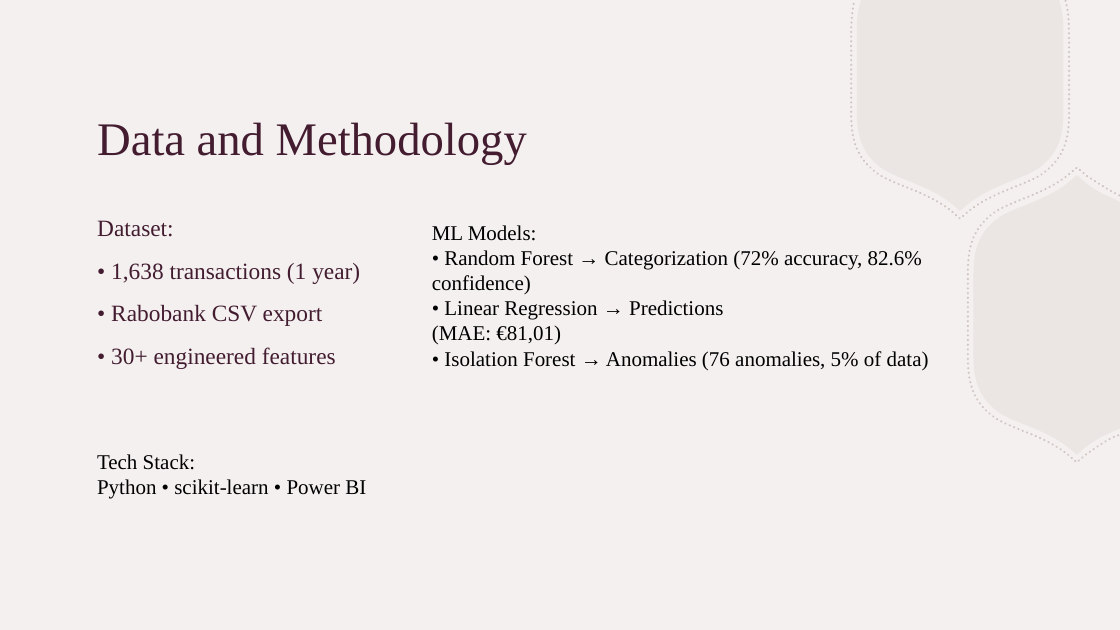
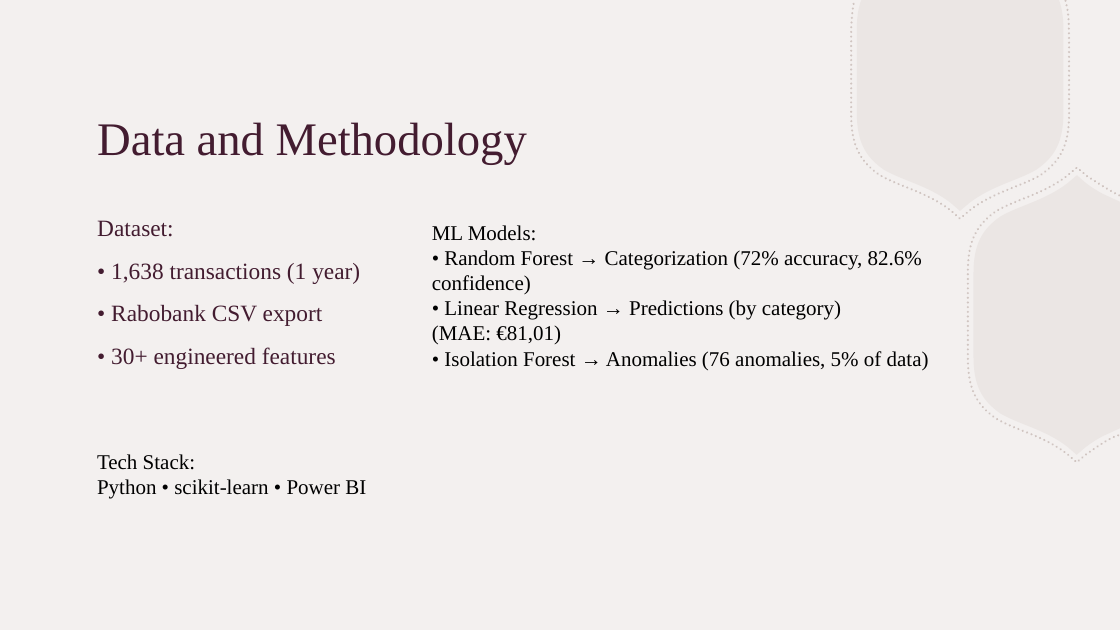
Before and after one commit to JasperCroijmans/personal-finance-analyzer, a slide deck: slide 3 of Personal_Finance_Analyzer_Presentation.pptx. Drawn at 1120x630 pixels with LibreOffice and Linux fonts; fonts in the diff are those of the drawing. Boxes give left, top, right and bottom in pixels: in the first picture for what was removed or moved away, otherwise in the second. Text is boxed around its words. In the diff, an @@ line names an element or a change of style, - is before the commit and + after.

```diff
--- a/Personal_Finance_Analyzer_Presentation.pptx
+++ b/Personal_Finance_Analyzer_Presentation.pptx
@@ text at (x1=444, y1=300, x2=841, y2=320): text changed @@
-• Linear Regression → Predictions
+• Linear Regression → Predictions (by category)
```
Also in this commit, not shown: 1 slide added.
